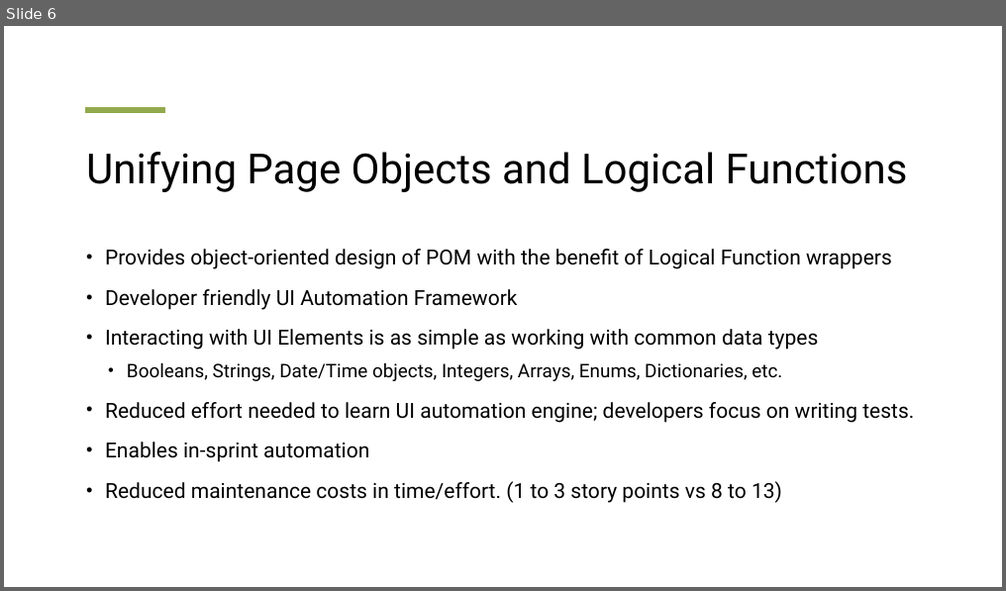
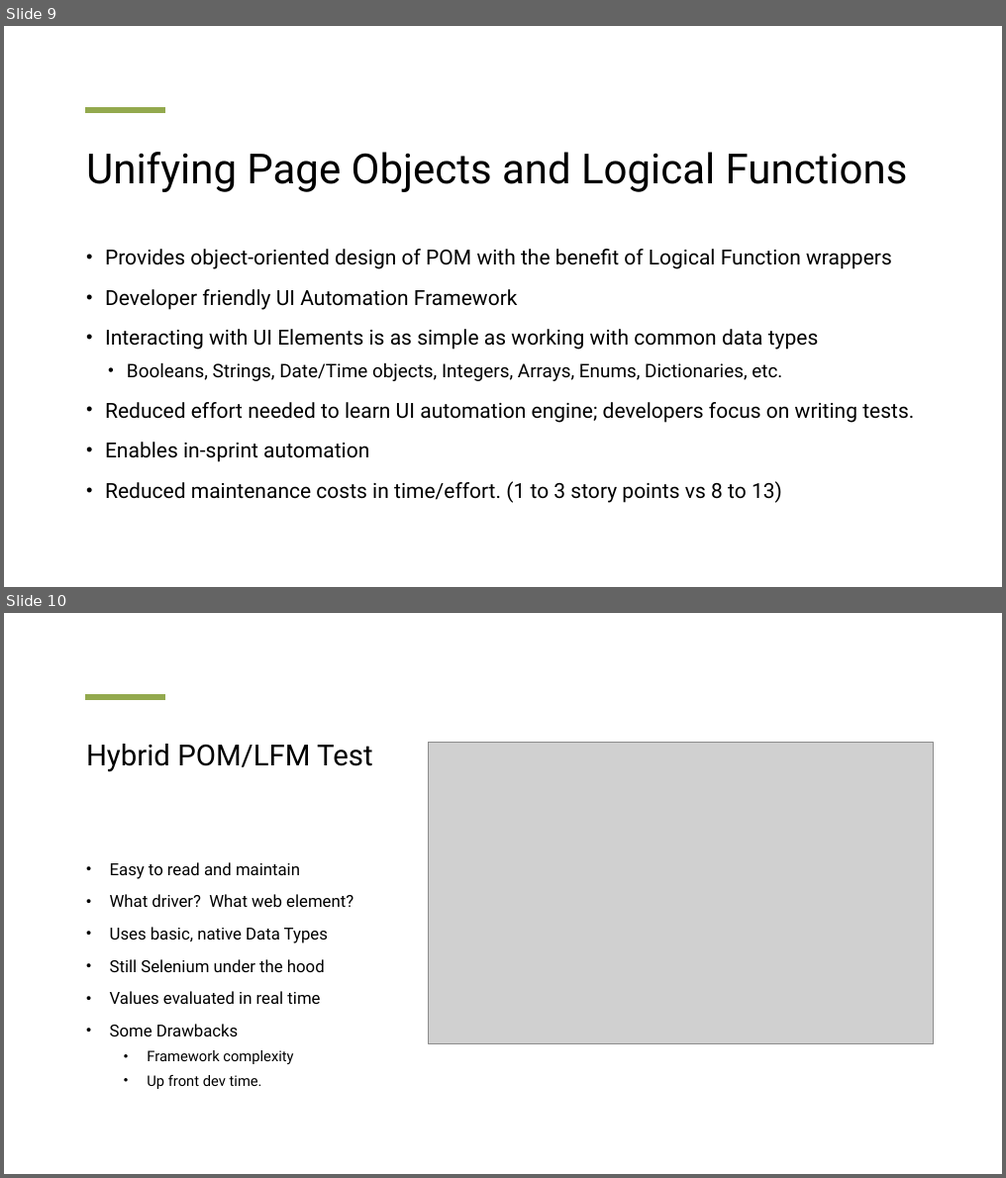
Before and after one commit to Snip3rM00n/pnsqc_quality_jam_demo, a slide deck: HybridPOMLFM.pptx. Shown one above the other, each under a label of ours: slide 6 before the commit, slides 9 and 10 after it. The pictures are 1006x591 and 1006x1178 pixels, drawn with LibreOffice and Linux fonts; fonts in the diff are those of the drawing; grey boxes stand for pictures. Boxes give left, top, right and bottom in pixels: in the first picture for what was removed or moved away, otherwise in the second. Text is boxed around its words. In the diff, an @@ line names an element or a change of style, - is before the commit and + after.

```diff
--- a/HybridPOMLFM.pptx
+++ b/HybridPOMLFM.pptx
@@ slide 10 added at box(4, 613, 1002, 1174), background #FFFFFF; not listed: 1 template element that a slide beside it also shows @@
@@ title added at box(86, 744, 372, 772), 28 pt, text #000000 @@
+Hybrid POM/LFM Test
@@ picture added at box(429, 743, 934, 1045) @@
@@ text added at box(110, 862, 353, 1089), 16 pt, text #000000 @@
+• Easy to read and maintain
+• What driver? What web element?
+• Uses basic, native Data Types
+• Still Selenium under the hood
+• Values evaluated in real time
+• Some Drawbacks
+  • Framework complexity
+  • Up front dev time.
@@ what was slide 6 is now slide 9 @@
```
Also in this commit, not shown: 2 slides changed, 9 other slides added, 11 other files.
